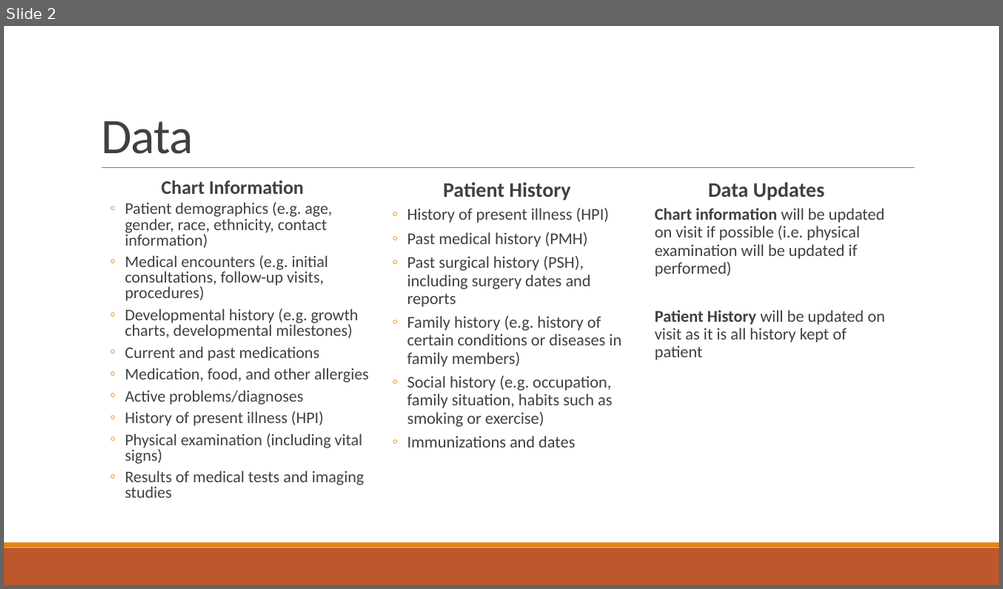
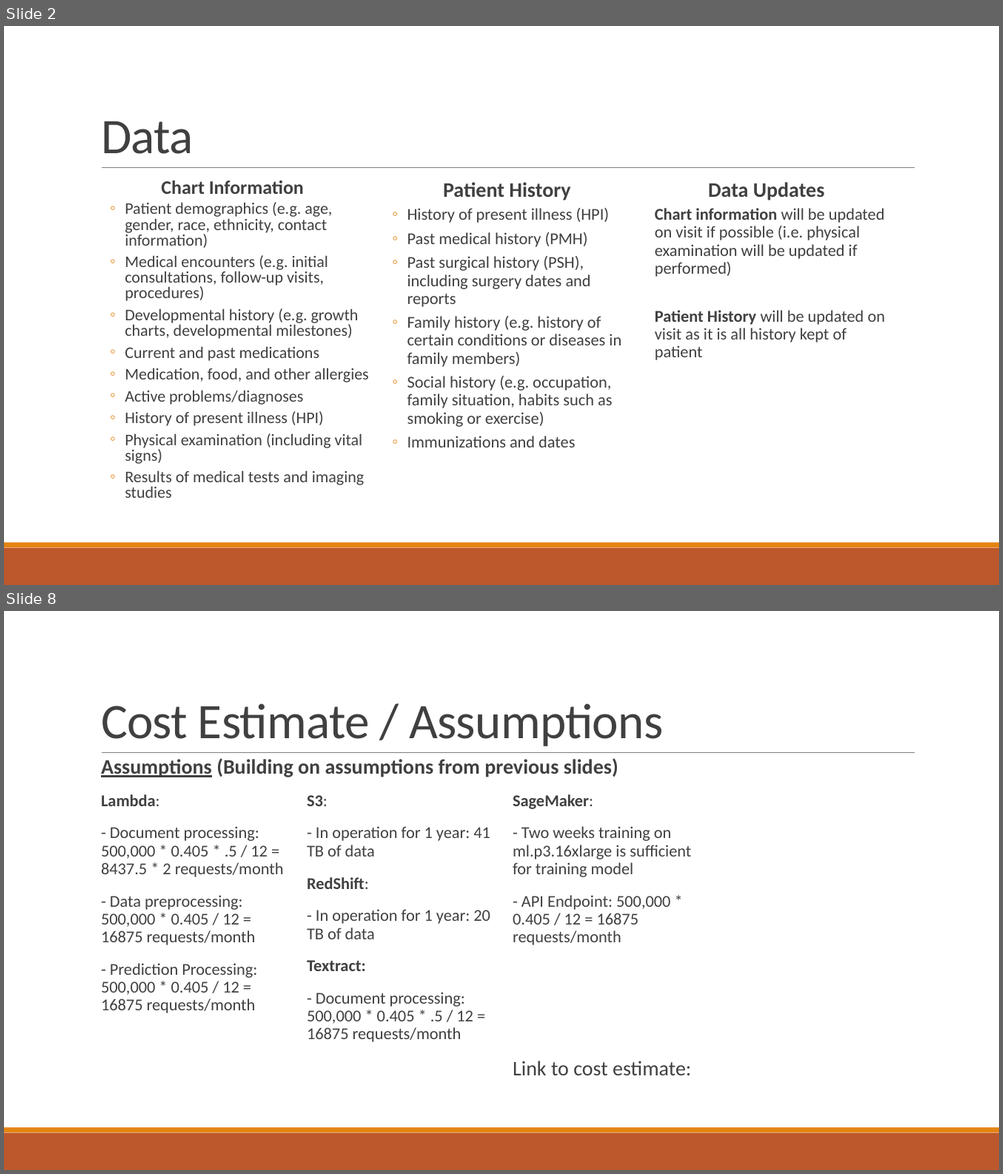
Before and after one commit to samswain2/MSiA-SQ, a slide deck: MSiA 423/hw01/hw01_deck.pptx. Shown one above the other, each under a label of ours: slide 2 before the commit, slides 2 and 8 after it; the slides between them are not shown. The pictures are 1003x589 and 1003x1174 pixels, drawn with LibreOffice and Linux fonts; fonts in the diff are those of the drawing. Boxes give left, top, right and bottom in pixels: in the first picture for what was removed or moved away, otherwise in the second. Text is boxed around its words. In the diff, an @@ line names an element or a change of style, - is before the commit and + after.

```diff
--- a/MSiA 423/hw01/hw01_deck.pptx
+++ b/MSiA 423/hw01/hw01_deck.pptx
@@ slide 8 added at box(4, 611, 999, 1170), background #FFFFFF; not listed: 3 template elements that a slide beside it also shows @@
@@ title added at box(101, 703, 663, 746), 48 pt, text #404040 @@
+Cost Estimate / Assumptions
@@ text added at box(101, 758, 618, 777), 20 pt, text #404040, bold @@
+  Assumptions (Building on assumptions from previous slides)
@@ text added at box(101, 795, 284, 1014), 16 pt, text #404040 @@
+  Lambda:
+  - Document processing: 500,000 * 0.405 * .5 / 12 = 8437.5 * 2 requests/month
+  - Data preprocessing: 500,000 * 0.405 / 12 = 16875 requests/month
+  - Prediction Processing: 500,000 * 0.405 / 12 = 16875 requests/month
@@ text added at box(307, 795, 490, 857), 16 pt, text #404040 @@
+  S3:
+  - In operation for 1 year: 41 TB of data
@@ text added at box(512, 795, 691, 945), 16 pt, text #404040 @@
+  SageMaker:
+  - Two weeks training on ml.p3.16xlarge is sufficient for training model
+  - API Endpoint: 500,000 * 0.405 / 12 = 16875 requests/month
@@ text added at box(307, 877, 490, 940), 16 pt, text #404040 @@
+  RedShift:
+  - In operation for 1 year: 20 TB of data
@@ text added at box(307, 960, 473, 1042), 16 pt, text #404040 @@
+  Textract:
+  - Document processing: 500,000 * 0.405 * .5 / 12 = 16875 requests/month
@@ text added at box(512, 1061, 691, 1076), 20 pt, text #404040 @@
+  Link to cost estimate:
```
Also in this commit, not shown: 3 slides changed, 4 other slides added, 3 other files.
